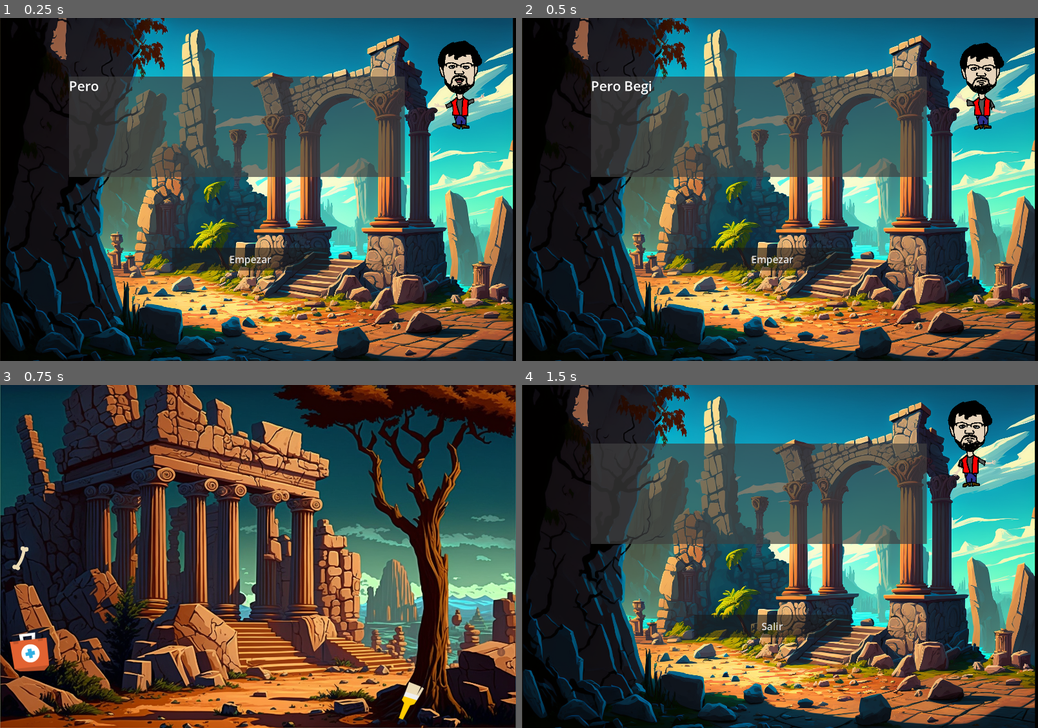
Above: before the commit, frames 1-4 (two rows, left to right).
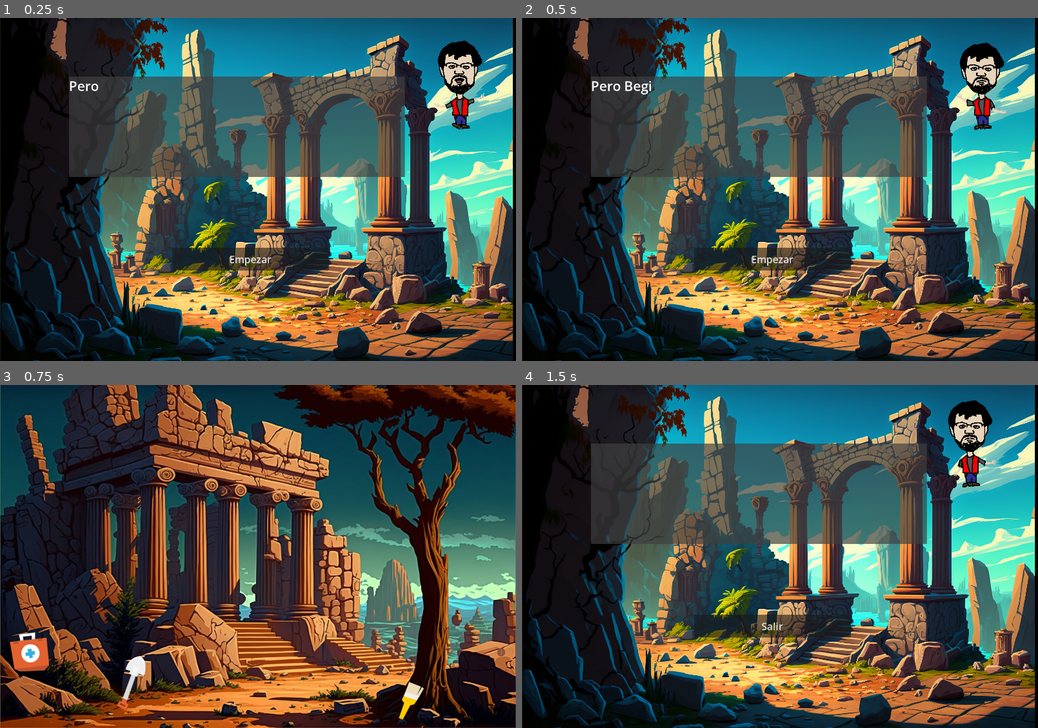
Above: after the commit, the same moments.

Repository: abeaumont/ff33
Game: Godot game, scene res://scenes/start_screen.tscn
Two runs of this game, one before a commit and one after it. Both use one fixed random seed, a clock stepped at 60 frames per second and the inputs below.
Inputs (mouse positions are in pixels of both pictures, inside the frame that each line leads up to):
- Up to frame 1 (0.25 s): no input
- Up to frame 2 (0.5 s): no input
- Up to frame 3 (0.75 s): click "Empezar" at 0.5 s
- Up to frame 4 (1.5 s): tap Enter at 1.25 s; move the mouse to (542, 556) at 1.27 s; hold W from 1.28 s (still down); tap I at 1.35 s; click (542, 556) at 1.42 s

Frames 1-2 are identical in both runs. In frame 3, 0.4% of the frame differs, in the area x 2-29%, y 46-95%; in frame 4, nothing differs.
Error in both runs: Invalid assignment of property or key 'text' with value of type 'String' on a base object of type 'null instance'. (res://scenes/win.gd:14)

Commit message:
Enterrar hueso

Diff:
--- a/scenes/level1.tscn
+++ b/scenes/level1.tscn
@@ -1,19 +1,19 @@
 [gd_scene load_steps=16 format=3 uid="uid://q0qk3a87pu5t"]
 
 [ext_resource type="Script" uid="uid://7iipyqlahqn5" path="res://scenes/level_1.gd" id="1_wwpf4"]
-[ext_resource type="Texture2D" uid="uid://clwbxxmj8yq08" path="res://assets/backgrounds/1.png" id="2_wwpf4"]
+[ext_resource type="Texture2D" uid="uid://d3kdew8aurakp" path="res://assets/backgrounds/1.png" id="2_wwpf4"]
 [ext_resource type="PackedScene" uid="uid://mnj4vx3iqso" path="res://scenes/actions_menu.tscn" id="3_ru4tf"]
 [ext_resource type="PackedScene" uid="uid://bscsmrybp3dkm" path="res://scenes/inventory.tscn" id="4_dwgg1"]
 [ext_resource type="PackedScene" uid="uid://bi6ar1fa5ac45" path="res://scenes/item.tscn" id="5_6sh32"]
-[ext_resource type="Texture2D" uid="uid://bnrn6yulhddco" path="res://assets/objects/Colored/genericItem_color_022.png" id="6_ejswk"]
-[ext_resource type="Texture2D" uid="uid://cw8tpfcls6daf" path="res://assets/objects/Colored/genericItem_color_101.png" id="7_bbk5w"]
+[ext_resource type="Texture2D" uid="uid://bd60o4c4lhxlj" path="res://assets/objects/Colored/genericItem_color_022.png" id="6_ejswk"]
+[ext_resource type="Texture2D" uid="uid://c0pn4b2qjyvam" path="res://assets/objects/Colored/genericItem_color_101.png" id="7_bbk5w"]
 [ext_resource type="Script" uid="uid://bxq8j3wya4kda" path="res://scenes/item_msg_box.gd" id="8_bbk5w"]
-[ext_resource type="Texture2D" uid="uid://d336ggx8fel7c" path="res://assets/objects/Colored/genericItem_color_155.png" id="9_conm7"]
-[ext_resource type="Texture2D" uid="uid://o5uato0fsry4" path="res://assets/objects/Colored/genericItem_color_161.png" id="10_d3jkd"]
-[ext_resource type="Texture2D" uid="uid://cgbkqgqagnnn0" path="res://assets/objects/Colored/genericItem_color_011.png" id="11_u3awl"]
-[ext_resource type="Texture2D" uid="uid://bms7uax1laxe" path="res://assets/objects/Colored/genericItem_color_102.png" id="12_2ku1j"]
-[ext_resource type="Texture2D" uid="uid://bp0nste8p27yx" path="res://assets/objects/gafabegitxo.png" id="13_f31uk"]
-[ext_resource type="AudioStream" uid="uid://p1qo88vndag" path="res://assets/music/Interior Birdecorator Decorate.ogg" id="14_gnai3"]
+[ext_resource type="Texture2D" uid="uid://cn04l4d27lggy" path="res://assets/objects/Colored/genericItem_color_155.png" id="9_conm7"]
+[ext_resource type="Texture2D" uid="uid://d6g5ktj48fya" path="res://assets/objects/Colored/genericItem_color_161.png" id="10_d3jkd"]
+[ext_resource type="Texture2D" uid="uid://crmf2841i0yvh" path="res://assets/objects/Colored/genericItem_color_011.png" id="11_u3awl"]
+[ext_resource type="Texture2D" uid="uid://pdxgpbvpiuat" path="res://assets/objects/Colored/genericItem_color_102.png" id="12_2ku1j"]
+[ext_resource type="Texture2D" uid="uid://bmkyn6el7u3yw" path="res://assets/objects/Colored/gafabegitxo.png" id="13_f31uk"]
+[ext_resource type="AudioStream" uid="uid://d2623mblj6qnc" path="res://assets/music/Interior Birdecorator Decorate.ogg" id="14_gnai3"]
 
 [sub_resource type="LabelSettings" id="LabelSettings_bbk5w"]
 font_size = 50
@@ -60,8 +60,7 @@
 autowrap_mode = 3
 
 [node name="Shovel" parent="." instance=ExtResource("5_6sh32")]
-visible = false
-position = Vector2(1190, 914)
+position = Vector2(390, 890)
 collision_layer = 129
 description = "Una pala muy pesada"
 
@@ -70,7 +69,8 @@
 texture = ExtResource("6_ejswk")
 
 [node name="Bone" parent="." instance=ExtResource("5_6sh32")]
-position = Vector2(61, 517)
+visible = false
+position = Vector2(600, 950)
 description = "Hmmm, si pudiera encontrar un perro..."
 
 [node name="Sprite2D" parent="Bone" index="0"]
@@ -136,6 +136,13 @@
 stream = ExtResource("14_gnai3")
 autoplay = true
 
+[node name="SoftSand" parent="." instance=ExtResource("5_6sh32")]
+position = Vector2(600, 950)
+description = "La tierra está suelta, ¿hay algo enterrado?"
+
+[node name="Sprite2D" parent="SoftSand" index="0"]
+position = Vector2(1190, 910)
+
 [connection signal="on_item_button_clicked" from="inventory" to="." method="_on_inventory_on_item_button_clicked"]
 [connection signal="action_menu_on_save_item_clicked" from="ActionsMenu" to="." method="_on_save_item_clicked"]
 [connection signal="action_menu_on_save_item_clicked" from="ActionsMenu" to="inventory" method="add"]
@@ -148,6 +155,7 @@
 [connection signal="open_actions_menu" from="Brush" to="." method="_on_open_actions_menu"]
 [connection signal="open_actions_menu" from="Cofre" to="." method="_on_open_actions_menu"]
 [connection signal="open_actions_menu" from="Glasses" to="." method="_on_open_actions_menu"]
+[connection signal="open_actions_menu" from="SoftSand" to="." method="_on_open_actions_menu"]
 
 [editable path="ActionsMenu"]
 [editable path="Shovel"]
@@ -157,3 +165,4 @@
 [editable path="Brush"]
 [editable path="Cofre"]
 [editable path="Glasses"]
+[editable path="SoftSand"]
--- a/scenes/level_1.gd
+++ b/scenes/level_1.gd
@@ -7,7 +7,7 @@
 	Input.set_custom_mouse_cursor(defaultCursor)
 
 func _on_open_actions_menu(item) -> void:
-	if item == $Shovel or item == $Dust or item == $Cofre:
+	if item == $SoftSand or item == $Dust or item == $Cofre:
 		$ActionsMenu/Control/ColorRect/MarginContainer/VBoxContainer/Guardar.hide()
 		$ActionsMenu/Control/ColorRect/MarginContainer/VBoxContainer/Usar.show()
 	else:
@@ -50,6 +50,11 @@
 		$Dust.hide()
 		$Key.show()
 		current_item = null
+	elif current_item == $SoftSand and item == $Shovel:
+		$inventory.remove(resource_name)
+		$SoftSand.hide()
+		$Bone.show()
+		current_item = null
 	elif current_item == $Cofre and item == $Key:
 		$inventory.remove(resource_name)
 		$Cofre.hide()
Renamed: assets/objects/gafabegitxo.png -> assets/objects/Colored/gafabegitxo.png
Not shown: 1 places in scenes/inventory.tscn that only renumber resources
